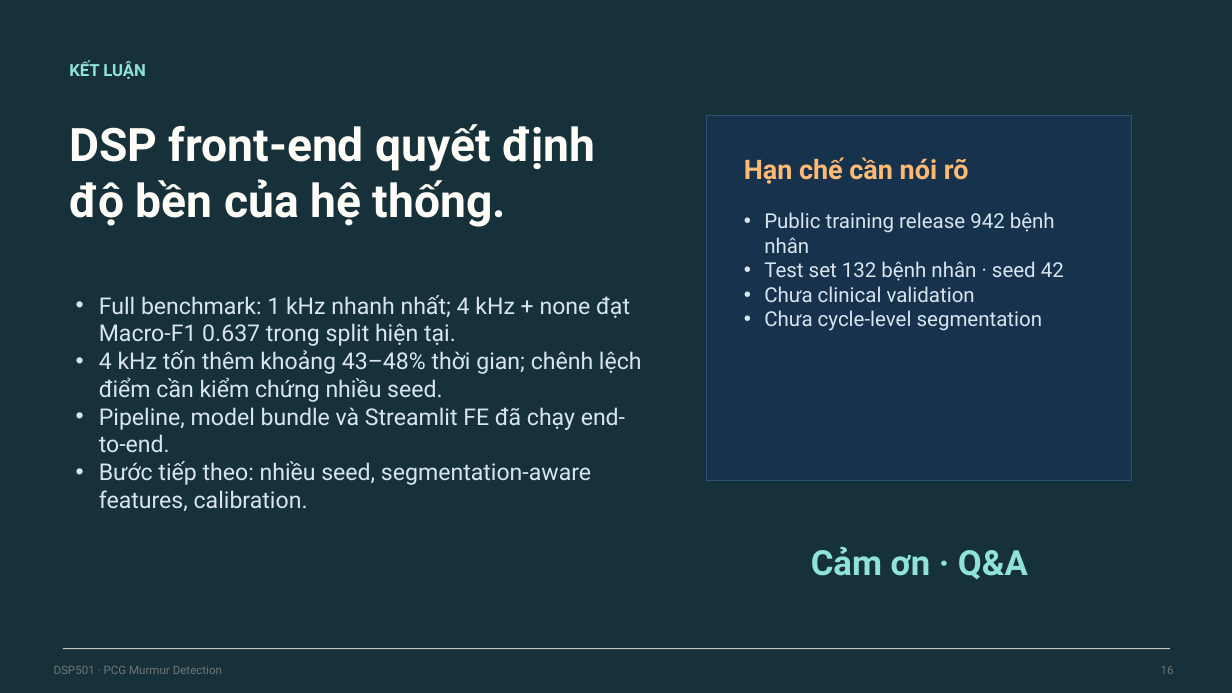
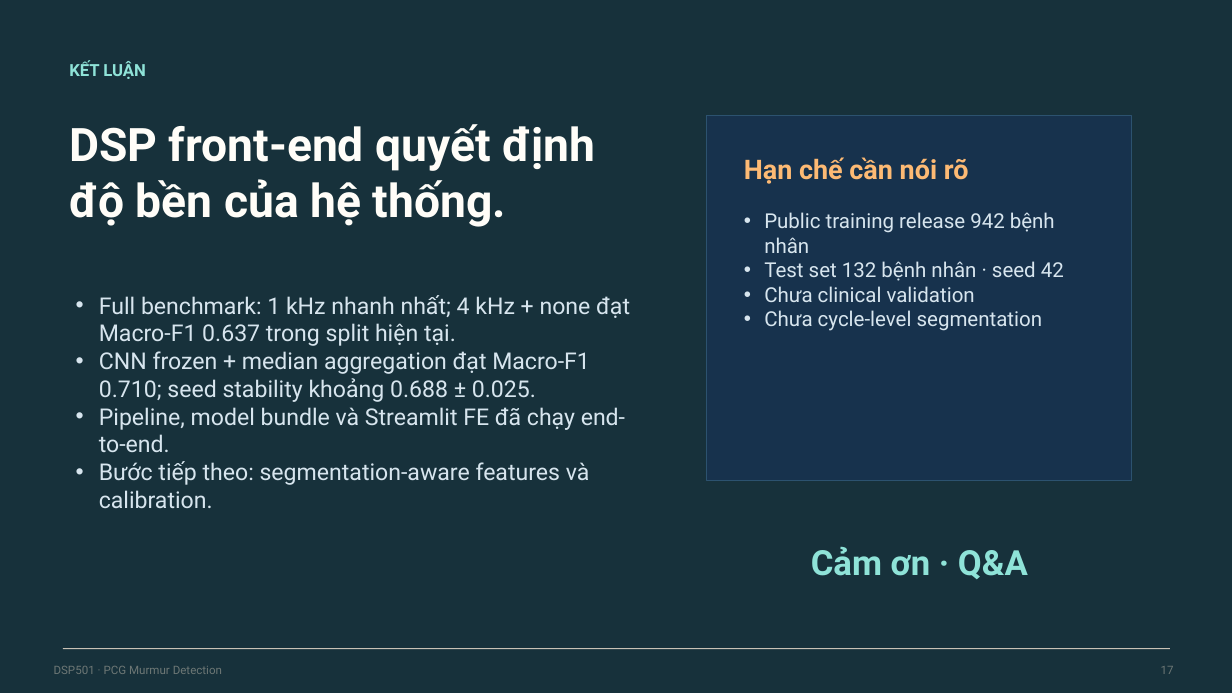
Before and after one commit to nstung463/pcg_murmur_dsp, a slide deck: slide 17 of docs/project_deliverables/DSP501_final_presentation.pptx (slide 16 before the commit). Drawn at 1232x693 pixels with LibreOffice and Linux fonts; fonts in the diff are those of the drawing. Boxes give left, top, right and bottom in pixels: in the first picture for what was removed or moved away, otherwise in the second. Text is boxed around its words. In the diff, an @@ line names an element or a change of style, - is before the commit and + after.

```diff
--- a/docs/project_deliverables/DSP501_final_presentation.pptx
+++ b/docs/project_deliverables/DSP501_final_presentation.pptx
@@ text at [99,351,590,402]: text changed @@
-• 4 kHz tốn thêm khoảng 43–48% thời gian; chênh lệch điểm cần kiểm chứng nhiều seed.
+• CNN frozen + median aggregation đạt Macro-F1 0.710; seed stability khoảng 0.688 ± 0.025.
@@ text at [99,461,590,508]: text changed @@
-• Bước tiếp theo: nhiều seed, segmentation-aware features, calibration.
+• Bước tiếp theo: segmentation-aware features và calibration.
@@ text at [1161,666,1174,674]: text changed @@
-16
+17
```
Also in this commit, not shown: 7 other slides changed, 1 slide added, 15 other files.
